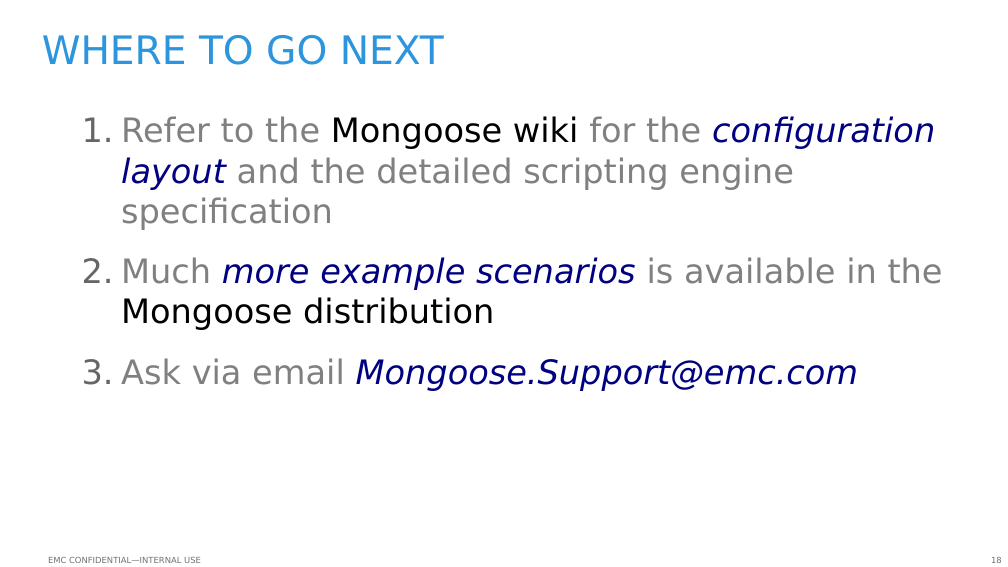
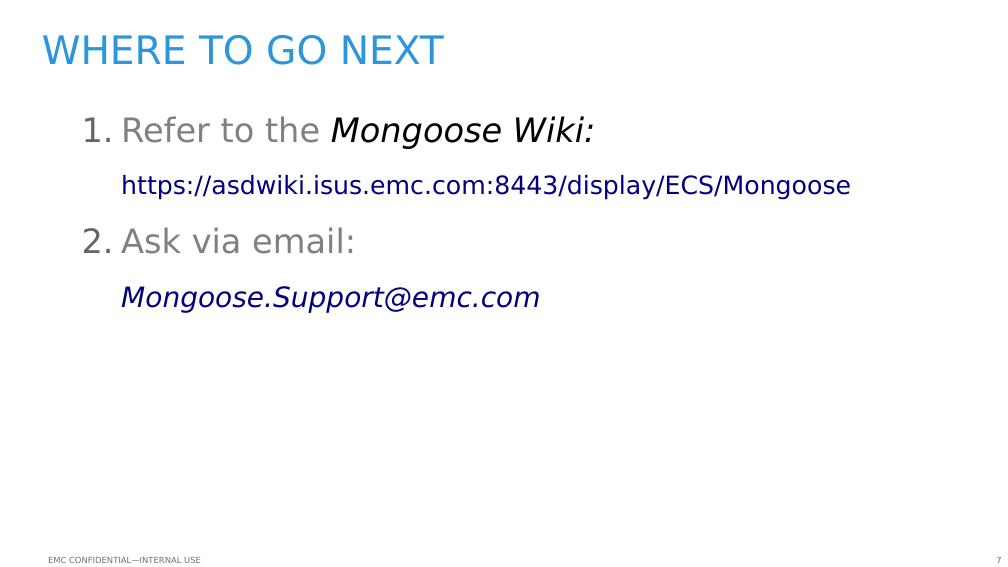
Before and after one commit to emc-mongoose/mongoose, a slide deck: slide 7 of doc/emcmongoosev2.odp (slide 18 before the commit). Drawn at 1008x567 pixels with LibreOffice and Linux fonts; fonts in the diff are those of the drawing; background and template pictures are left out. Boxes give left, top, right and bottom in pixels: in the first picture for what was removed or moved away, otherwise in the second. Text is boxed around its words. In the diff, an @@ line names an element or a change of style, - is before the commit and + after.

```diff
--- a/doc/emcmongoosev2.odp
+++ b/doc/emcmongoosev2.odp
@@ text at bbox=[121, 116, 851, 313]: text changed; size 24 to 18 pt; text colour #808080 to #000080 @@
-1. Refer to the Mongoose wiki for the configuration layout and the detailed scripting engine specification
-2. Much more example scenarios is available in the Mongoose distribution
-3. Ask via email Mongoose.Support@emc.com
+1. Refer to the Mongoose Wiki:
+https://asdwiki.isus.emc.com:8443/display/ECS/Mongoose
+1. Ask via email:
+Mongoose.Support@emc.com
@@ page number at bbox=[996, 557, 1001, 563]: text changed @@
-18
+7
```
Also in this commit, not shown: 1 other slide changed, 3 slides added, 16 slides removed, 6 other files.
